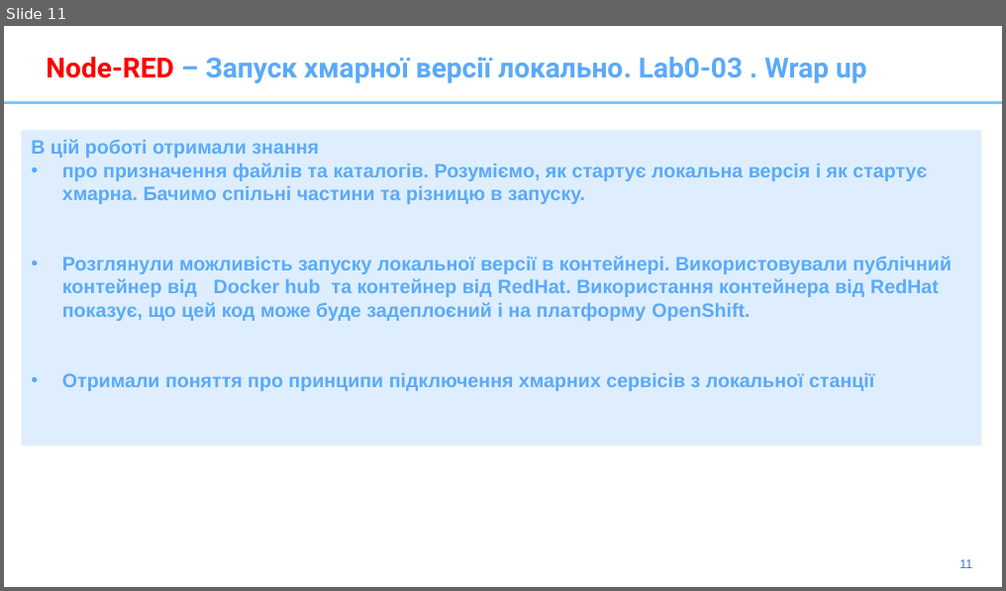
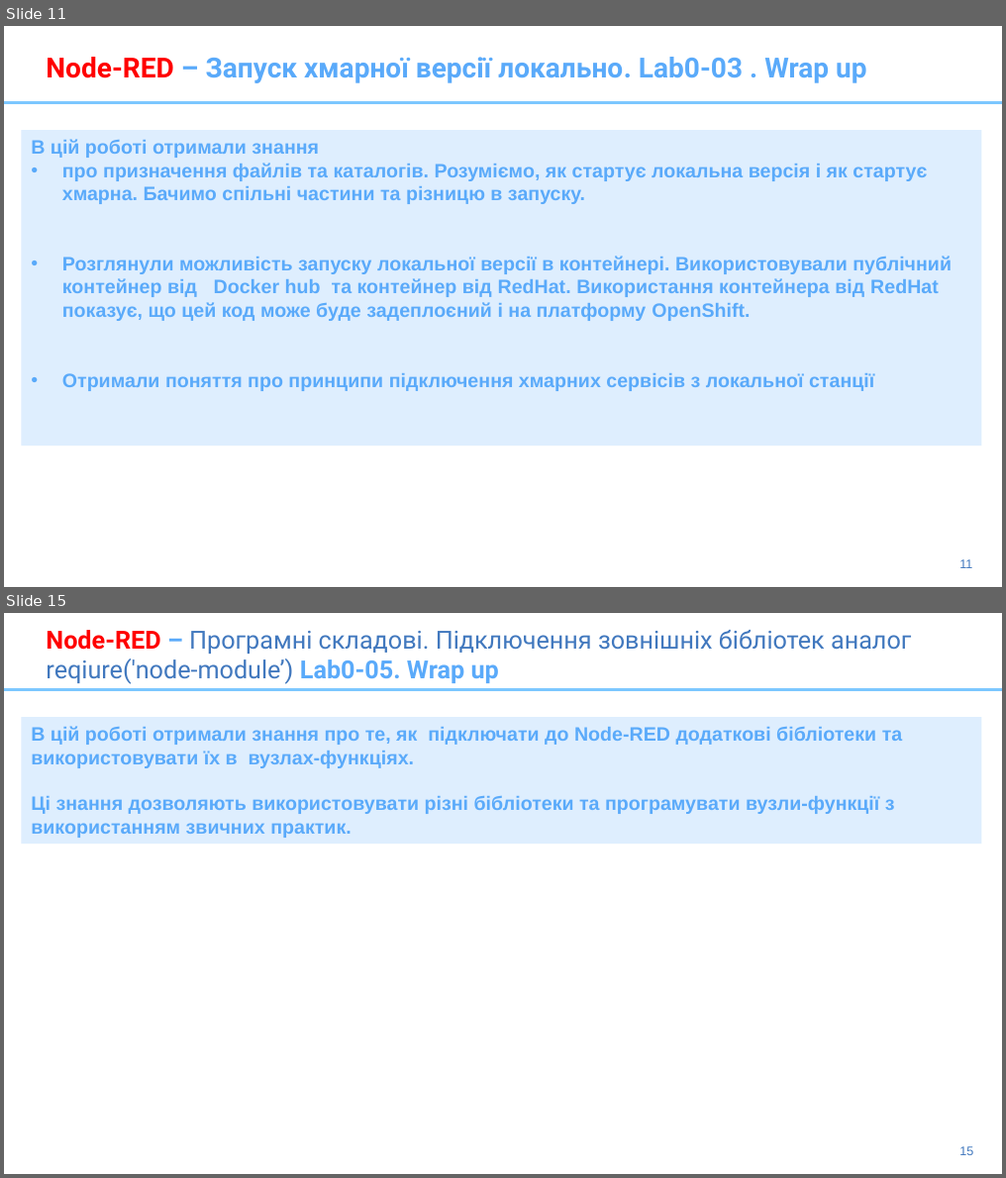
Before and after one commit to pavlo-shcherbukha/IBM-Node-Red-APP2020, a slide deck: presentation/2-Node-Red-2020-DeploymentOnCloud.pptx. Shown one above the other, each under a label of ours: slide 11 before the commit, slides 11 and 15 after it; the slides between them are not shown. The pictures are 1006x591 and 1006x1178 pixels, drawn with LibreOffice and Linux fonts; fonts in the diff are those of the drawing. Boxes give left, top, right and bottom in pixels: in the first picture for what was removed or moved away, otherwise in the second. Text is boxed around its words. In the diff, an @@ line names an element or a change of style, - is before the commit and + after.

```diff
--- a/presentation/2-Node-Red-2020-DeploymentOnCloud.pptx
+++ b/presentation/2-Node-Red-2020-DeploymentOnCloud.pptx
@@ slide 15 added at (x1=4, y1=613, x2=1002, y2=1174), background #FFFFFF; not listed: 2 template elements that a slide beside it also shows @@
@@ title added at (x1=46, y1=630, x2=911, y2=684), 18 pt, text #4178BE @@
+Node-RED – Програмні складові. Підключення зовнішніх бібліотек аналог reqiure('node-module’) Lab0-05. Wrap up
@@ rectangle added at (x1=21, y1=717, x2=981, y2=844), fill #DEEEFE, 14 pt, text #5AAAFA, bold @@
+В цій роботі отримали знання про те, як підключати до Node-RED додаткові бібліотеки та використовувати їх в вузлах-функціях.
+Ці знання дозволяють використовувати різні бібліотеки та програмувати вузли-функції з використанням звичних практик.
```
Also in this commit, not shown: 3 slides changed, 5 other slides added, 1 other file.
